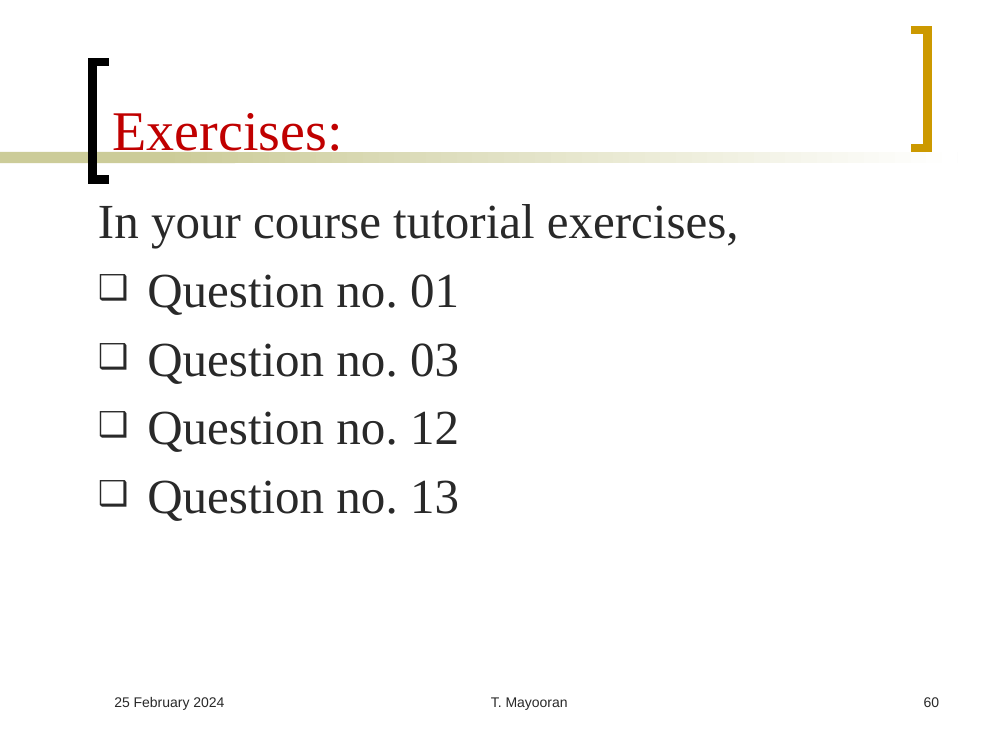
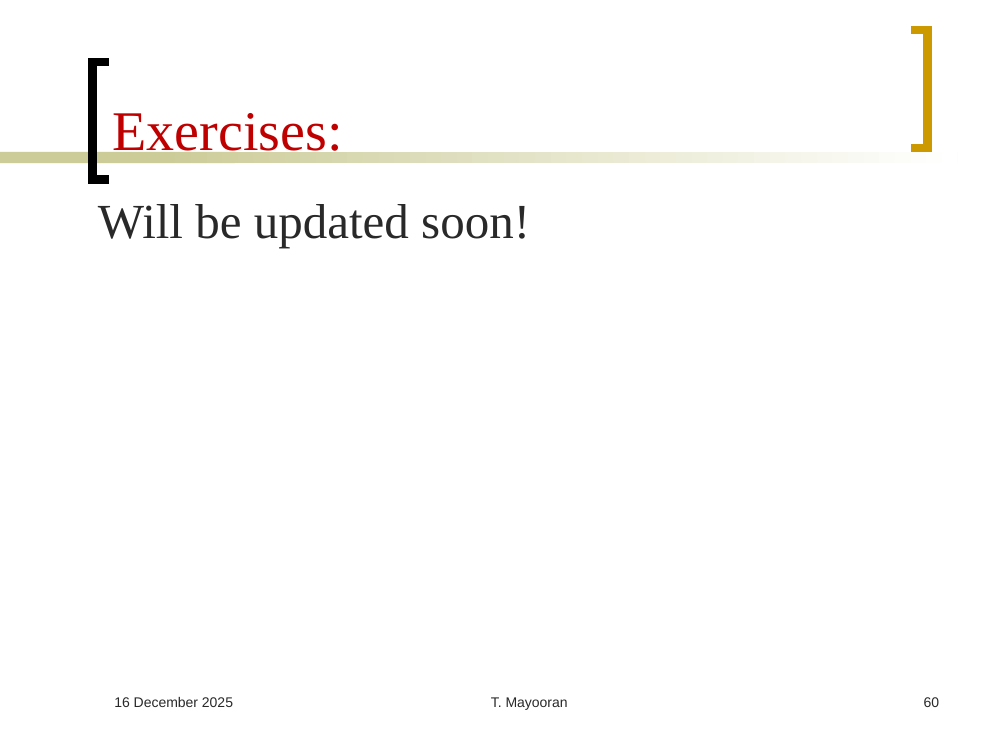
Before and after one commit to Mayooran1987/MC3020_E24, a slide deck: slide 60 of Lect_2.pptx. Drawn at 1008x756 pixels with LibreOffice and Linux fonts; fonts in the diff are those of the drawing. Boxes give left, top, right and bottom in pixels: in the first picture for what was removed or moved away, otherwise in the second. Text is boxed around its words. In the diff, an @@ line names an element or a change of style, - is before the commit and + after.

```diff
--- a/Lect_2.pptx
+++ b/Lect_2.pptx
@@ text at bbox=[98, 204, 530, 248]: text changed @@
-In your course tutorial exercises,
-❑ Question no. 01
-❑ Question no. 03
-❑ Question no. 12
-❑ Question no. 13
+Will be updated soon!
@@ text at bbox=[114, 697, 233, 707]: text changed @@
-25 February 2024
+16 December 2025
```
Also in this commit, not shown: 50 other slides changed, 2 slides added, 2 slides removed, 9 other files.
